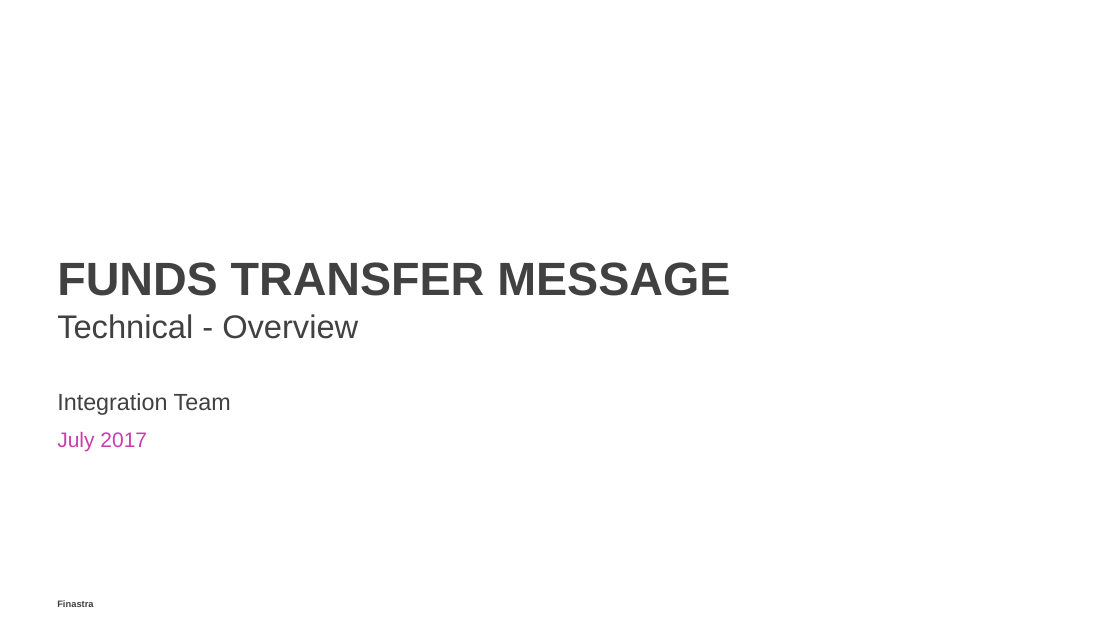
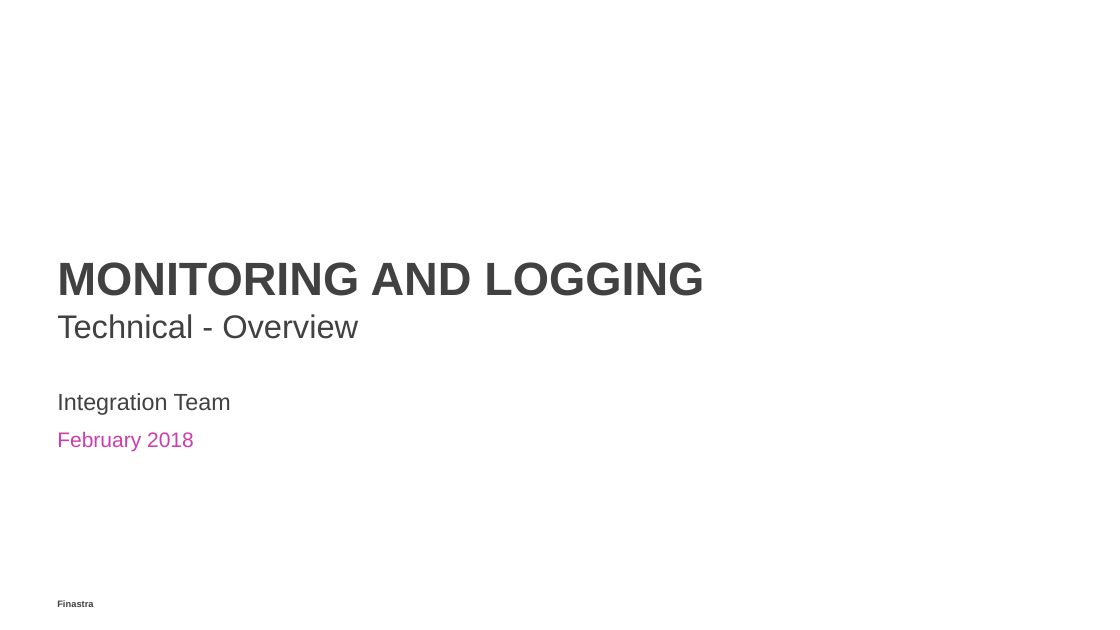
Before and after one commit to alexfinastra/IntegrationWorkshop, a slide deck: slide 1 of documentation/17 Monitoring and Logging.pptx. Drawn at 1120x630 pixels with LibreOffice and Linux fonts; fonts in the diff are those of the drawing; background and template pictures are left out. Boxes give left, top, right and bottom in pixels: in the first picture for what was removed or moved away, otherwise in the second. Text is boxed around its words. In the diff, an @@ line names an element or a change of style, - is before the commit and + after.

```diff
--- a/documentation/17 Monitoring and Logging.pptx
+++ b/documentation/17 Monitoring and Logging.pptx
@@ title at [57,262,704,296]: text changed @@
-FUNDS TRANSFER MESSAGE
+MONITORING AND LOGGING
@@ text at [57,431,194,451]: text changed @@
-  July 2017
+  February 2018
```
Also in this commit, not shown: 4 other slides changed, 8 slides added, 21 slides removed, 36 other files.
